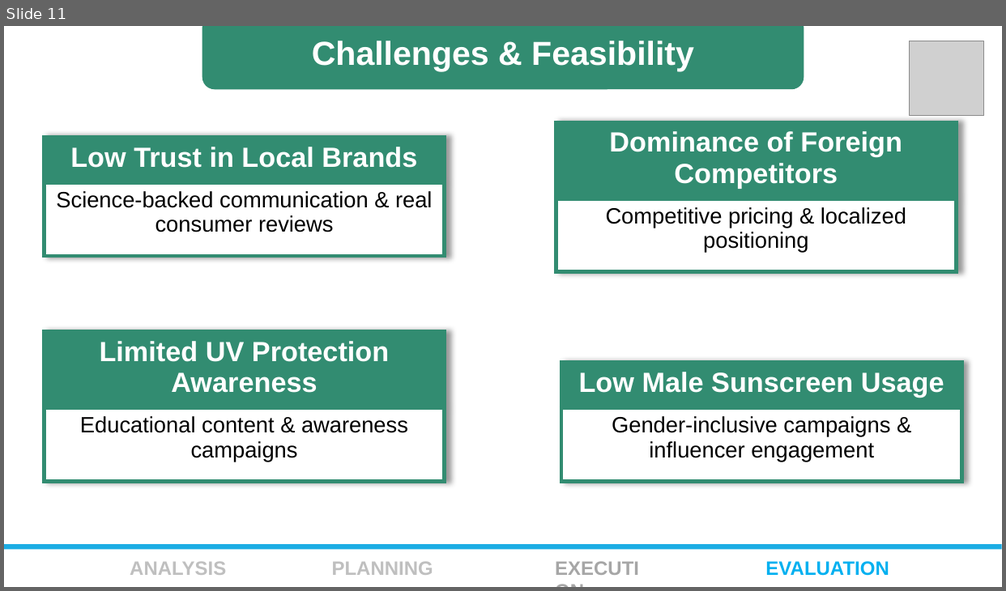
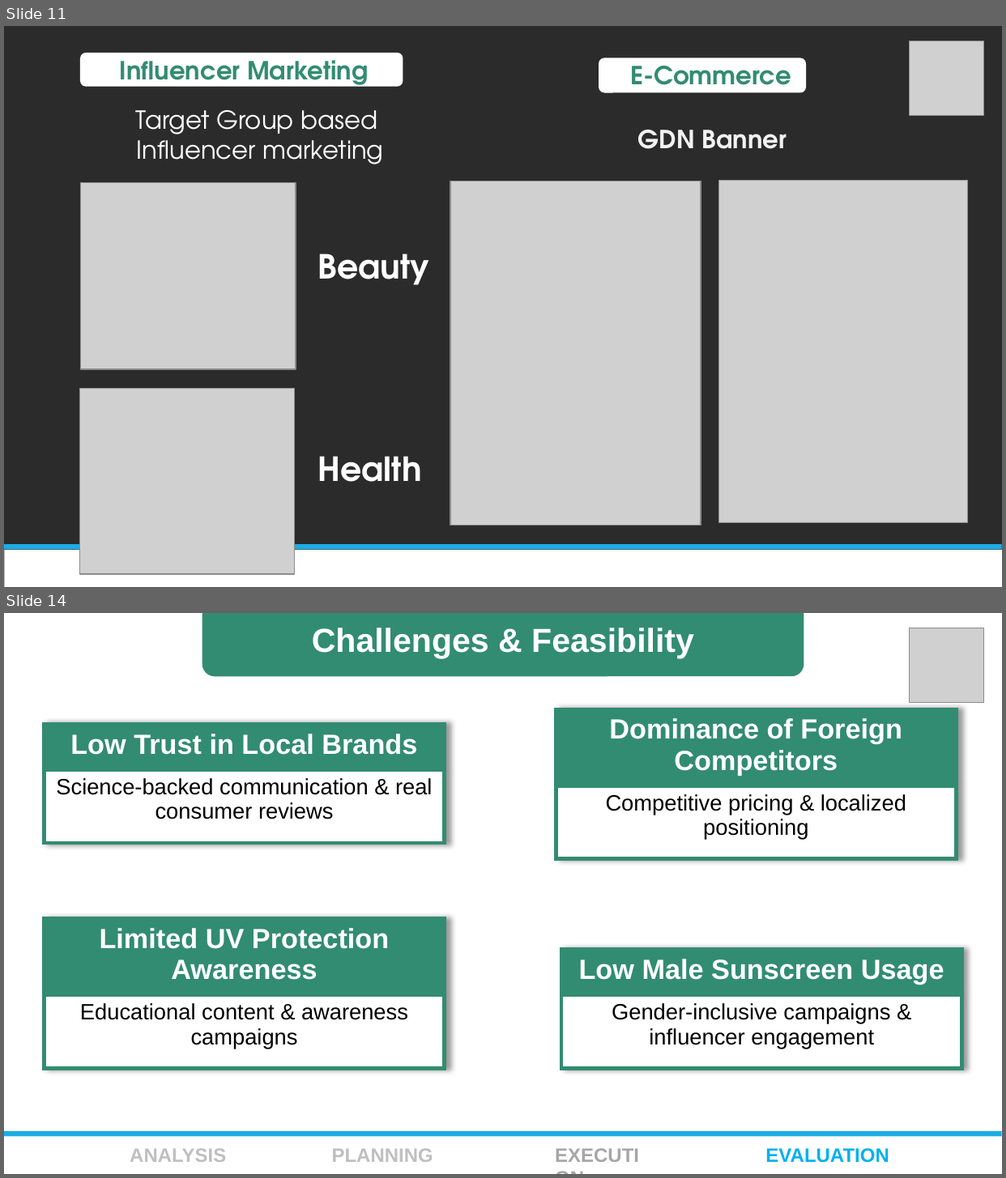
Before and after one commit to shohan12727/Business-Case, a slide deck: SkinCafeSunFunday/Skin-Cafe-Solution.pptx. Shown one above the other, each under a label of ours: slide 11 before the commit, slides 11 and 14 after it; the slides between them are not shown. The pictures are 1006x591 and 1006x1178 pixels, drawn with LibreOffice and Linux fonts; fonts in the diff are those of the drawing; grey boxes stand for pictures; background and template pictures are left out; a plain dark background stands for a picture behind light text. Boxes give left, top, right and bottom in pixels: in the first picture for what was removed or moved away, otherwise in the second. Text is boxed around its words. In the diff, an @@ line names an element or a change of style, - is before the commit and + after.

```diff
--- a/SkinCafeSunFunday/Skin-Cafe-Solution.pptx
+++ b/SkinCafeSunFunday/Skin-Cafe-Solution.pptx
@@ slide 11 added at (4,26,1002,587), background picture (left out); not listed: 1 template element that a slide beside it also shows @@
@@ picture added at (909,41,983,116) @@
@@ rounded rectangle added at (80,53,403,87), fill #FFFFFF, 18 pt, text #328B71, bold @@
+Influencer Marketing
@@ rounded rectangle added at (599,58,807,93), fill #FFFFFF @@
@@ text added at (630,57,791,95), 18 pt, text #328B71, bold @@
+E-Commerce
@@ text added at (136,110,384,165), 18 pt, text #FFFFFF @@
+Target Group based
+Influencer marketing
@@ text added at (638,130,787,149), 18 pt, text #F2F2F2, bold @@
+GDN Banner
@@ picture added at (81,182,296,369) @@
@@ picture added at (450,182,701,526) @@
@@ picture added at (718,181,967,524) @@
@@ text added at (317,254,429,285), 24 pt, text #FFFFFF, bold @@
+Beauty
@@ picture added at (80,388,295,574) @@
@@ text added at (317,456,422,482), 24 pt, text #FFFFFF, bold @@
+Health
@@ rectangle added at (4,550,1002,587), fill #FFFFFF @@
@@ what was slide 11 is now slide 14 @@
```
Also in this commit, not shown: 4 slides changed, 4 other slides added, 2 slides removed, 4 other files.
